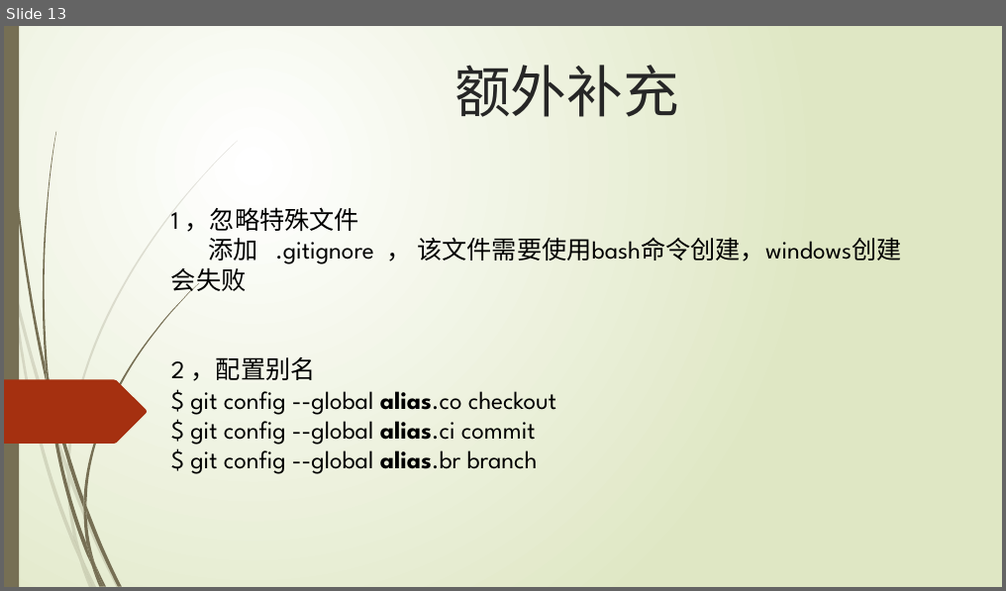
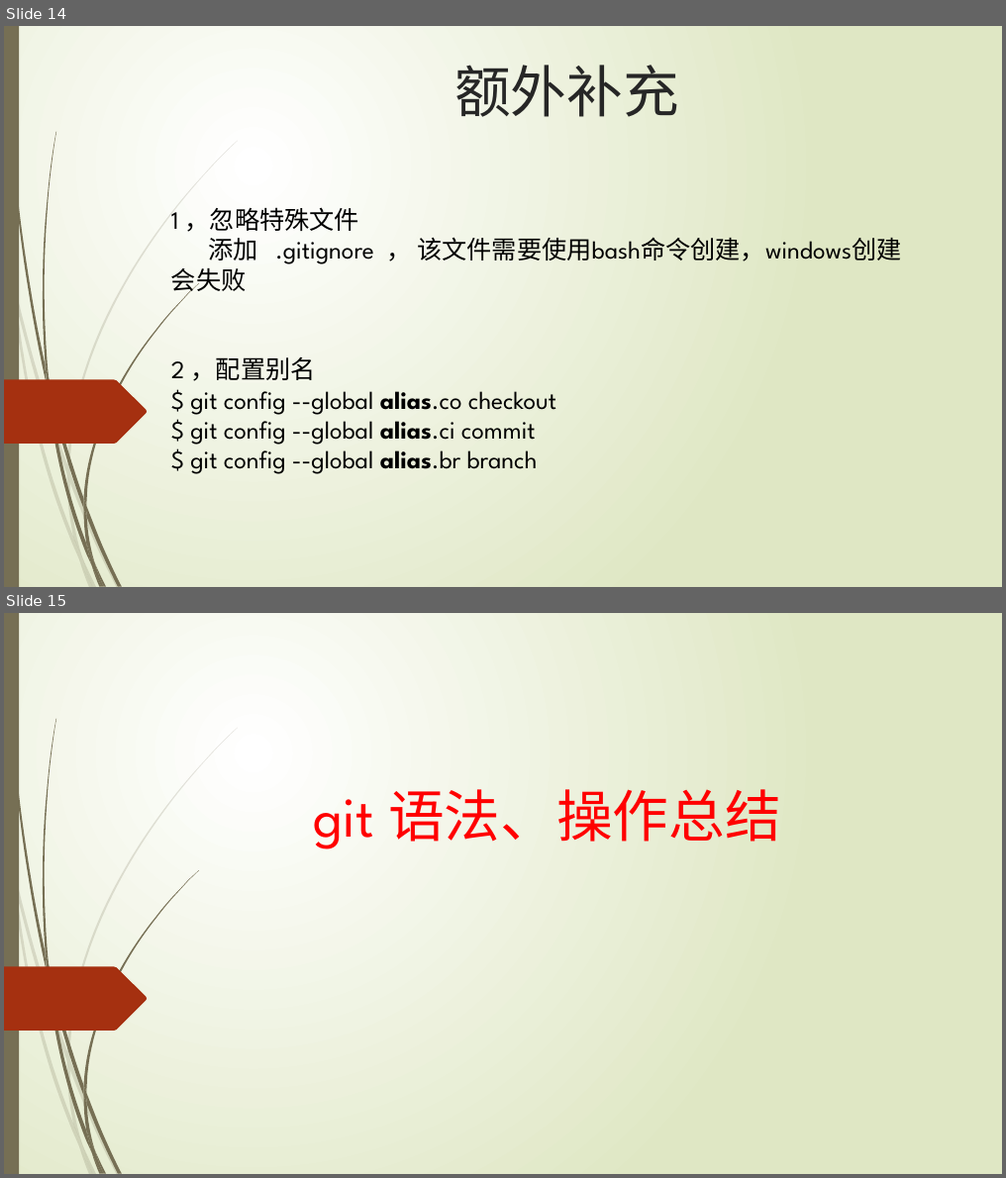
Before and after one commit to aijiangbin/test, a slide deck: git教学/git_ajb.pptx. Shown one above the other, each under a label of ours: slide 13 before the commit, slides 14 and 15 after it. The pictures are 1006x591 and 1006x1178 pixels, drawn with LibreOffice and Linux fonts; fonts in the diff are those of the drawing. Boxes give left, top, right and bottom in pixels: in the first picture for what was removed or moved away, otherwise in the second. Text is boxed around its words. In the diff, an @@ line names an element or a change of style, - is before the commit and + after.

```diff
--- a/git教学/git_ajb.pptx
+++ b/git教学/git_ajb.pptx
@@ slide 15 added at (x1=4, y1=613, x2=1002, y2=1174), background gradient #FFFFFF to #DFE8C4; not listed: 24 template elements that a slide beside it also shows @@
@@ title added at (x1=314, y1=789, x2=781, y2=850), 54 pt, text #FF0000 @@
+git 语法、操作总结
@@ what was slide 13 is now slide 14 @@
```
Also in this commit, not shown: 2 slides changed, 3 other slides added, 3 slides removed.
